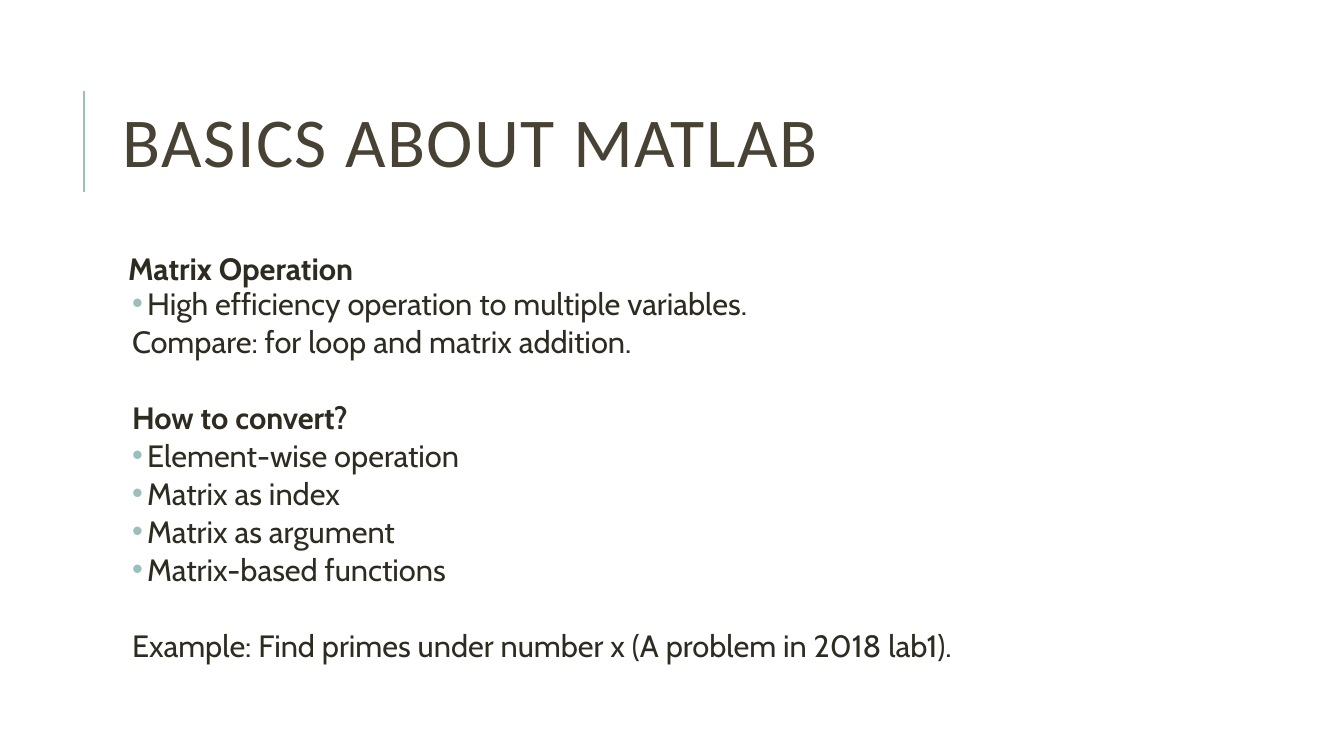
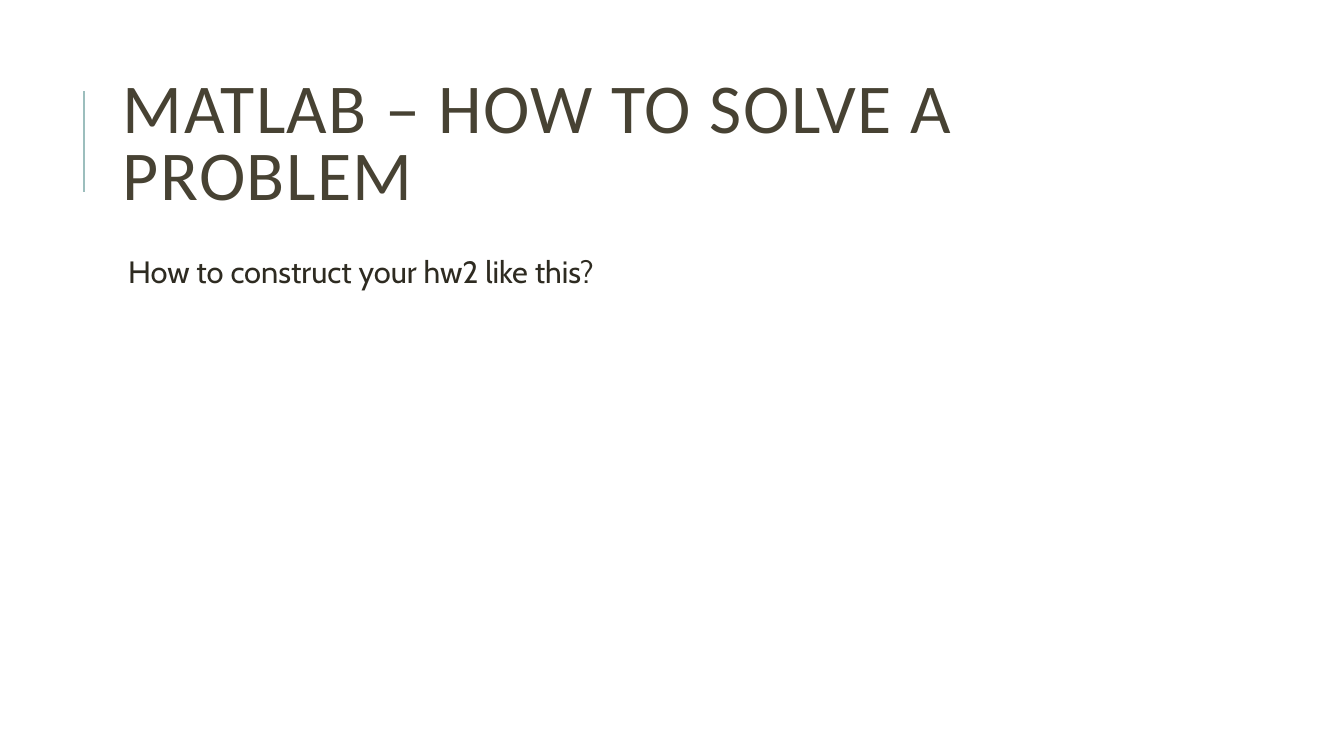
Before and after one commit to kevin-wang-2/Jigang-VG101-RC-for-Matlab, a slide deck: slide 5 of Big RC/VG101Jigang Mid1 WKB.pptx (slide 16 before the commit). Drawn at 1344x756 pixels with LibreOffice and Linux fonts; fonts in the diff are those of the drawing. Boxes give left, top, right and bottom in pixels: in the first picture for what was removed or moved away, otherwise in the second. Text is boxed around its words. In the diff, an @@ line names an element or a change of style, - is before the commit and + after.

Commit message:
PPT

```diff
--- a/Big RC/VG101Jigang Mid1 WKB.pptx
+++ b/Big RC/VG101Jigang Mid1 WKB.pptx
@@ title at (x1=123, y1=87, x2=951, y2=201): text changed @@
-BASICS ABOUT MATLAB
+MATLAB – HOW TO SOLVE A PROBLEM
@@ text at (x1=128, y1=260, x2=594, y2=290): text changed @@
-  Matrix Operation
-  • High efficiency operation to multiple variables.
-  Compare: for loop and matrix addition.
-  How to convert?
-  • Element-wise operation
-  • Matrix as index
-  • Matrix as argument
-  • Matrix-based functions
-  Example: Find primes under number x (A problem in 2018 lab1).
+  How to construct your hw2 like this?
```
Also in this commit, not shown: 3 other slides changed, 12 slides added, 18 slides removed.
